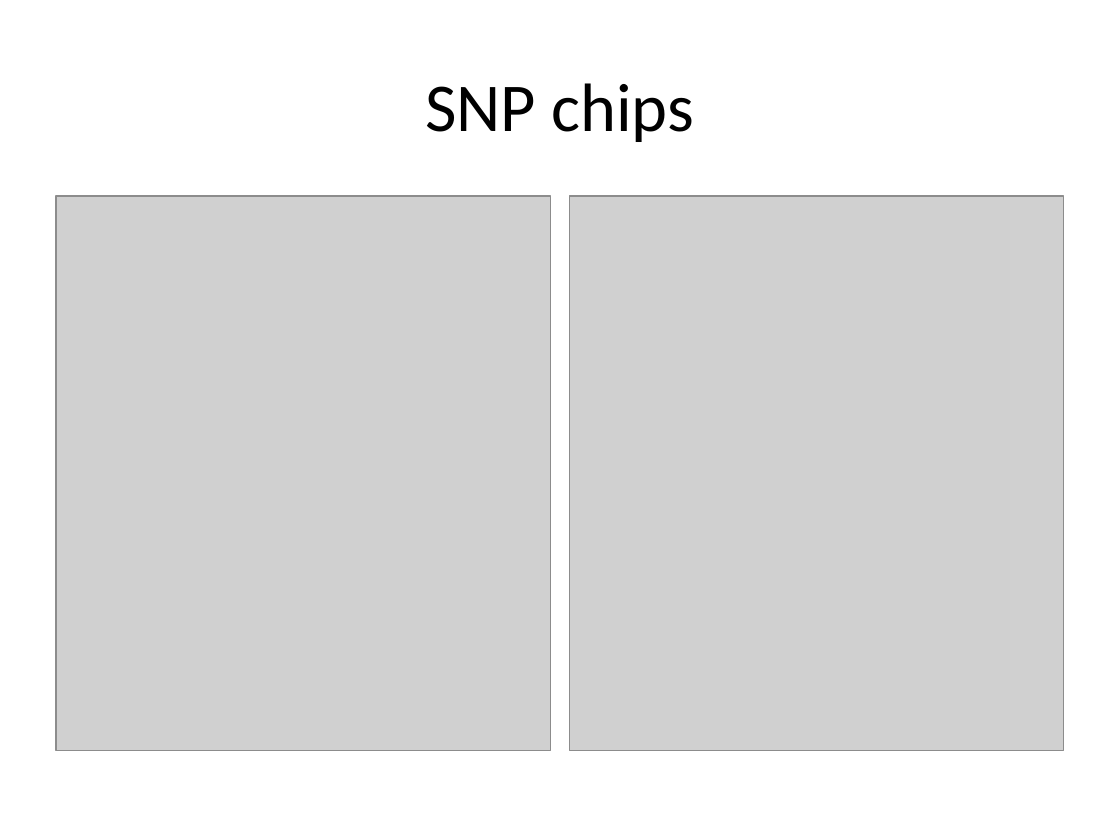
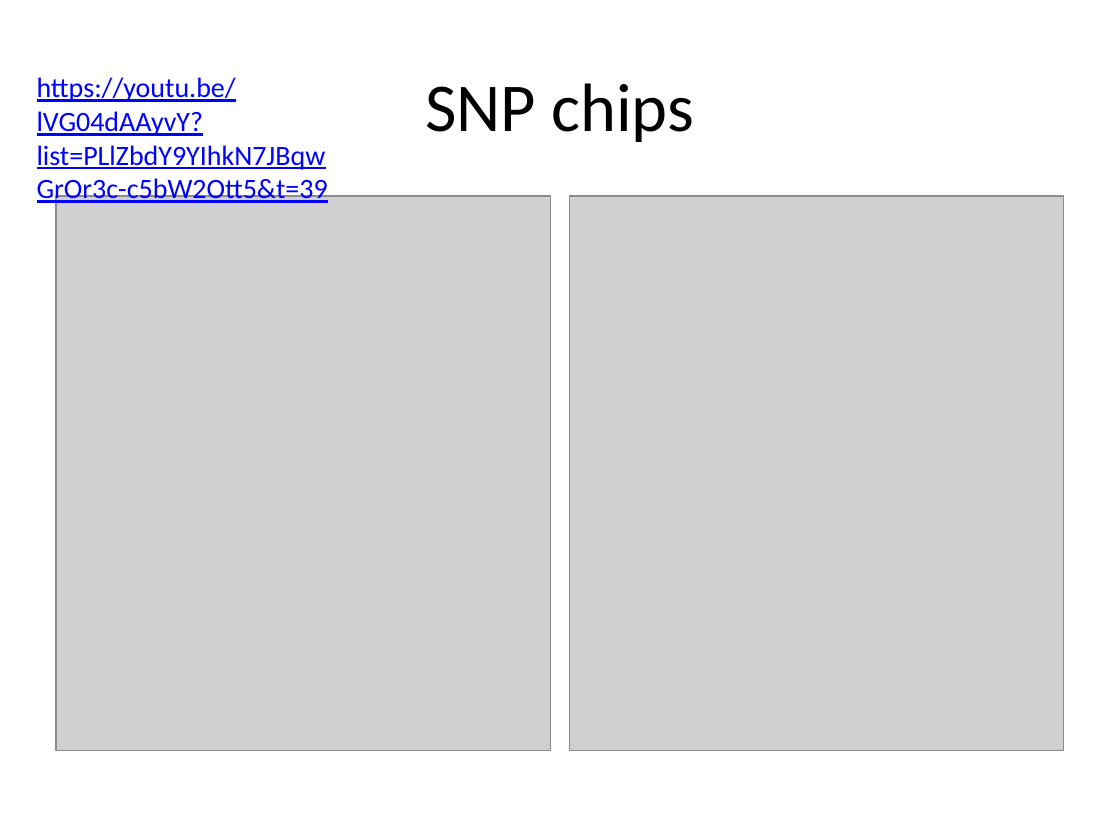
Before and after one commit to explodecomputer/EEPE_2016, a slide deck: slide 2 of slides/genetic_data.pptx. Drawn at 1120x840 pixels with LibreOffice and Linux fonts; fonts in the diff are those of the drawing; grey boxes stand for pictures. Boxes give left, top, right and bottom in pixels: in the first picture for what was removed or moved away, otherwise in the second. Text is boxed around its words. In the diff, an @@ line names an element or a change of style, - is before the commit and + after.

```diff
--- a/slides/genetic_data.pptx
+++ b/slides/genetic_data.pptx
@@ text added at <box>37,77,328,205</box>, 18 pt, text #0000FF, underline @@
+https://youtu.be/lVG04dAAyvY?list=PLlZbdY9YIhkN7JBqwGrOr3c-c5bW2Ott5&t=39
```
Also in this commit, not shown: 1 other file.
